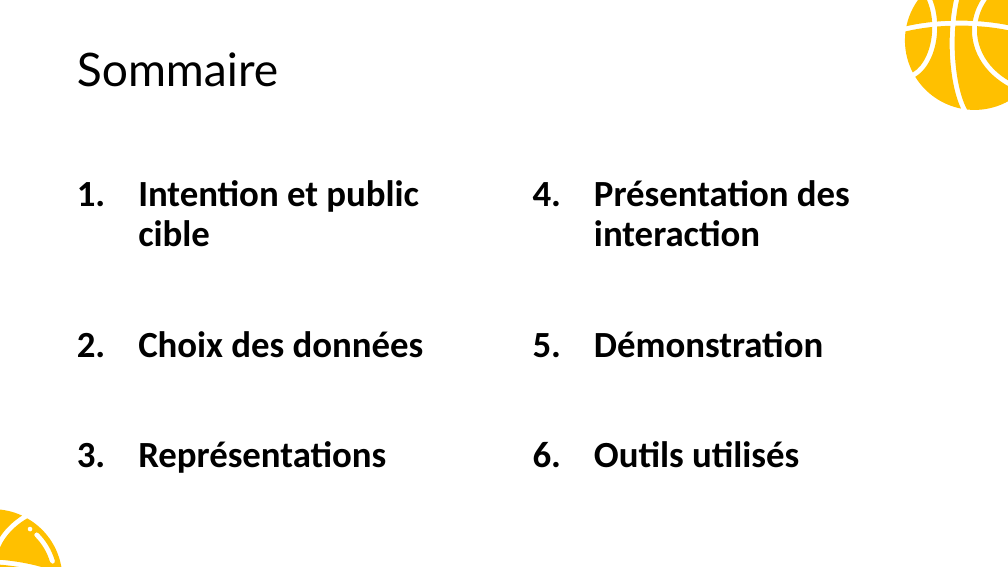
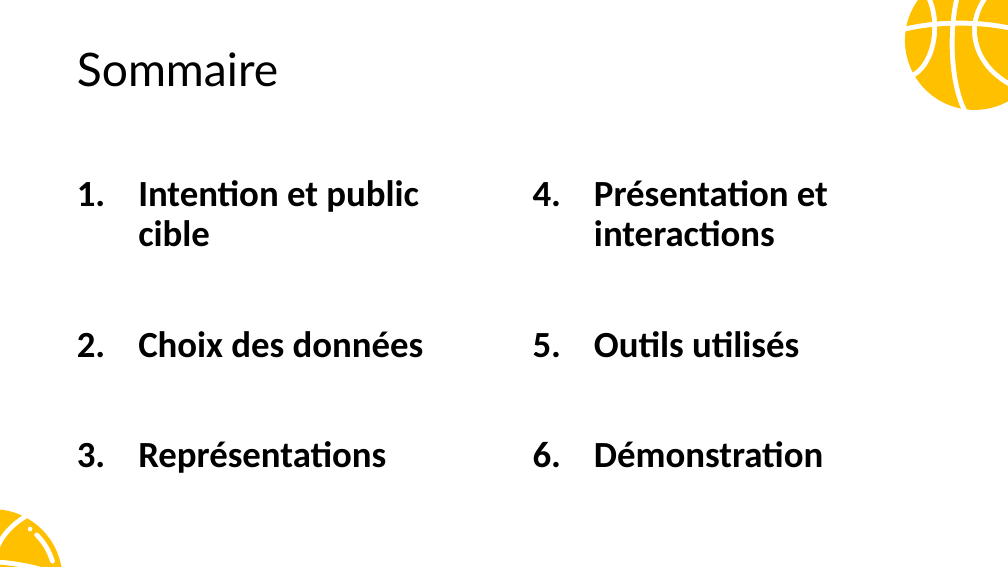
Before and after one commit to ben-jy/NBAPlayerTracker, a slide deck: slide 2 of presentation.pptx. Drawn at 1008x567 pixels with LibreOffice and Linux fonts; fonts in the diff are those of the drawing. Boxes give left, top, right and bottom in pixels: in the first picture for what was removed or moved away, otherwise in the second. Text is boxed around its words. In the diff, an @@ line names an element or a change of style, - is before the commit and + after.

```diff
--- a/presentation.pptx
+++ b/presentation.pptx
@@ text at <box>594,180,828,358</box>: text changed @@
-4. Présentation des interaction
+4. Présentation et interactions
+5. Outils utilisés
@@ text at <box>594,441,799,468</box>: paragraph removed @@
-6. Outils utilisés
```
Also in this commit, not shown: 1 slide added.
